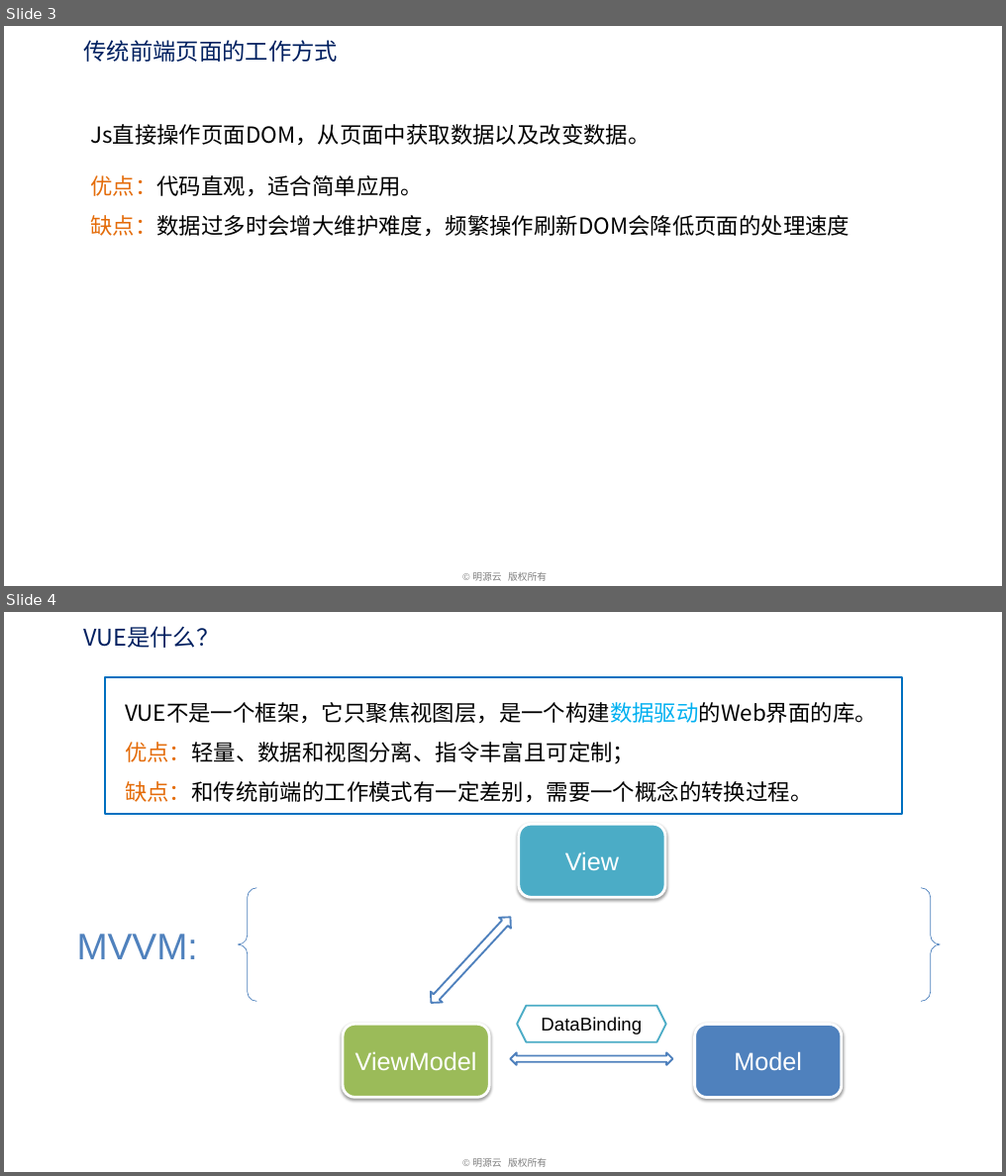
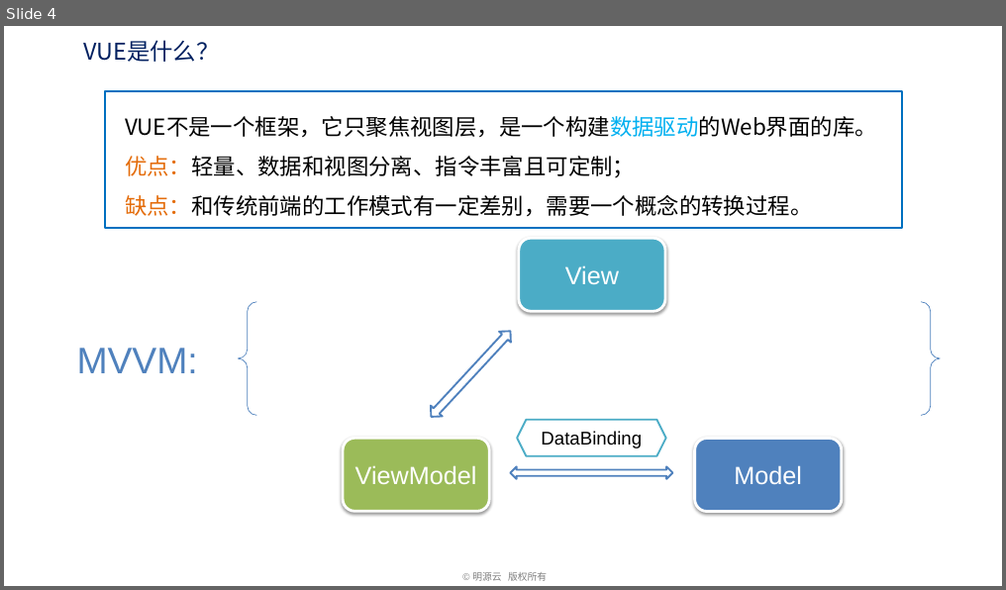
Before and after one commit to freelife1191/front_sample, a slide deck: learn/vue-how-to-learn/lesson/1.vue 기초/VUE 기본 사항.pptx. Shown one above the other, each under a label of ours: slides 3 and 4 before the commit, slide 4 after it. The pictures are 1006x1176 and 1006x590 pixels, drawn with LibreOffice and Linux fonts; fonts in the diff are those of the drawing; background and template pictures are left out. Boxes give left, top, right and bottom in pixels: in the first picture for what was removed or moved away, otherwise in the second. Text is boxed around its words. In the diff, an @@ line names an element or a change of style, - is before the commit and + after.

```diff
--- a/learn/vue-how-to-learn/lesson/1.vue 기초/VUE 기본 사항.pptx
+++ b/learn/vue-how-to-learn/lesson/1.vue 기초/VUE 기본 사항.pptx
@@ slide 3 removed at bbox=[4, 26, 1002, 586], background #FFFFFF; not listed: 1 template element that a slide beside it also shows @@
@@ text removed at bbox=[84, 40, 338, 62] @@
-传统前端页面的工作方式
@@ text removed at bbox=[90, 124, 649, 146] @@
-Js直接操作页面DOM，从页面中获取数据以及改变数据。
@@ text removed at bbox=[90, 175, 849, 237] @@
-优点：代码直观，适合简单应用。
-缺点：数据过多时会增大维护难度，频繁操作刷新DOM会降低页面的处理速度
```
Also in this commit, not shown: 1 slide changed, 10 slides added, 9 other slides removed, 2 other files.
